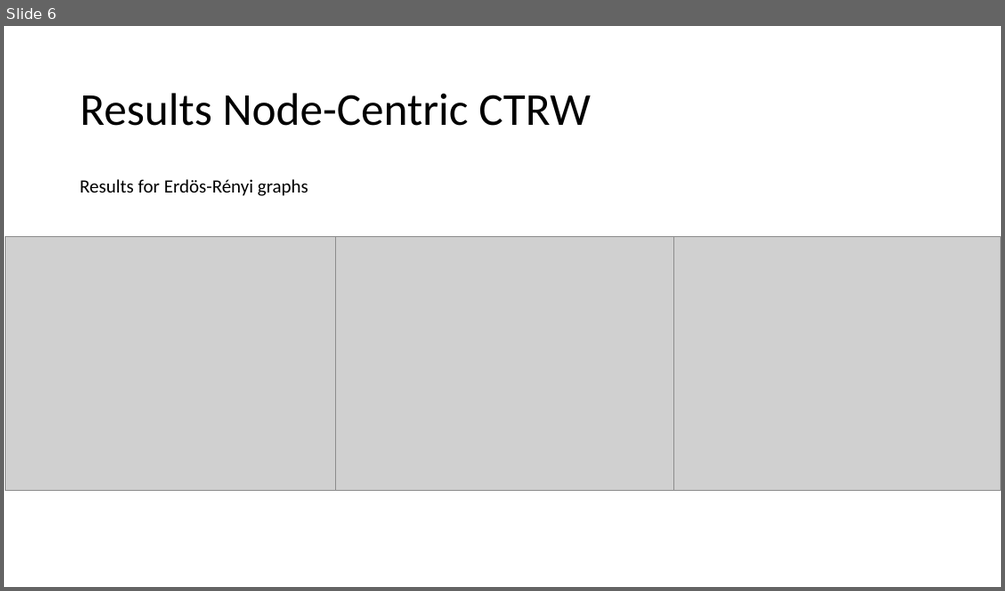
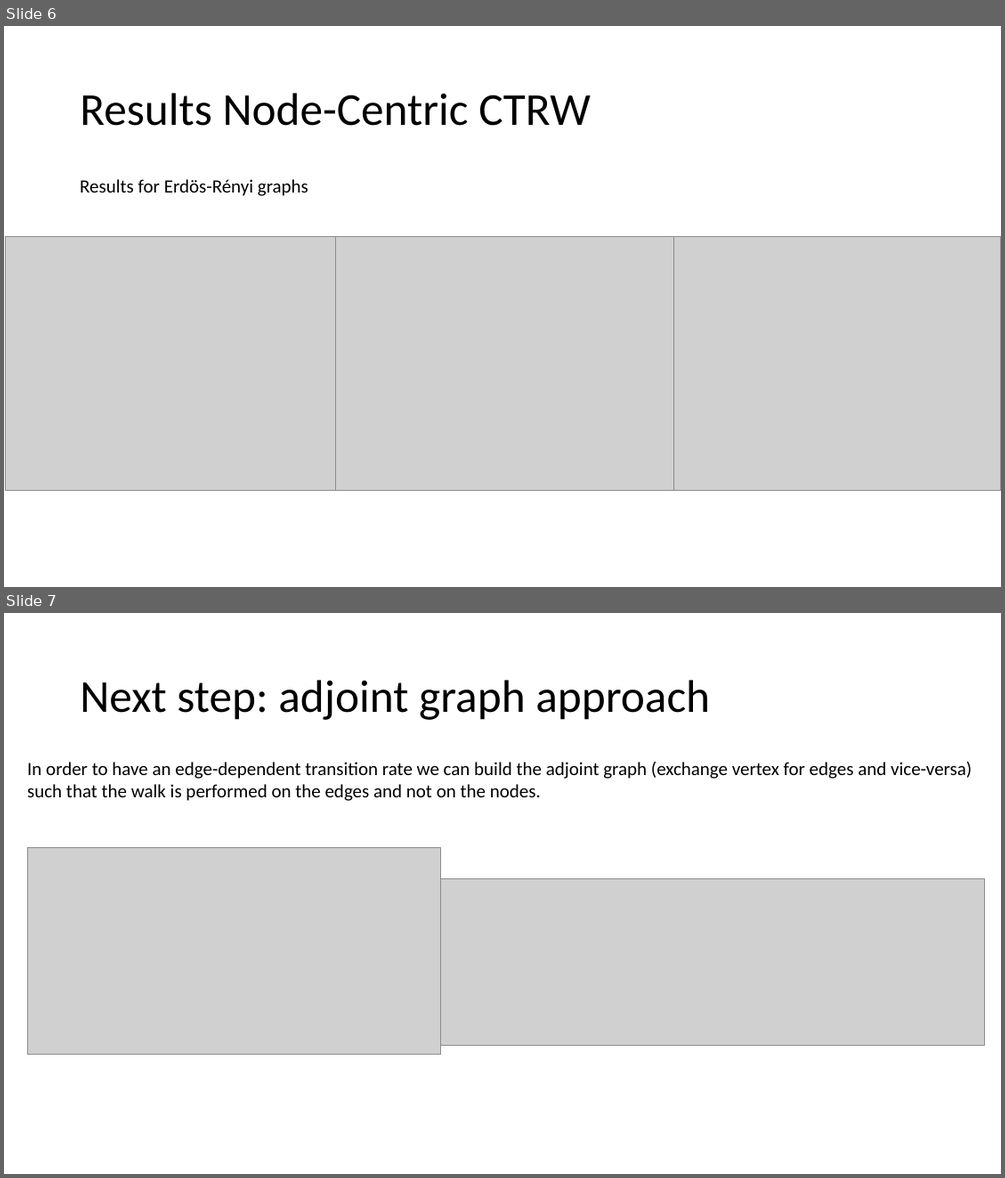
Before and after one commit to COSIN3-UOC/Hodge_decomposition, a slide deck: results_04_05.pptx. Shown one above the other, each under a label of ours: slide 6 before the commit, slides 6 and 7 after it. The pictures are 1005x591 and 1005x1178 pixels, drawn with LibreOffice and Linux fonts; fonts in the diff are those of the drawing; grey boxes stand for pictures. Boxes give left, top, right and bottom in pixels: in the first picture for what was removed or moved away, otherwise in the second. Text is boxed around its words. In the diff, an @@ line names an element or a change of style, - is before the commit and + after.

Commit message:
adjoint random walk

```diff
--- a/results_04_05.pptx
+++ b/results_04_05.pptx
@@ slide 7 added at box(4, 613, 1001, 1174), background #FFFFFF @@
@@ title added at box(80, 680, 710, 720), 44 pt, text #000000 @@
+Next step: adjoint graph approach
@@ text added at box(27, 762, 971, 801), 18 pt, text #000000 @@
+In order to have an edge-dependent transition rate we can build the adjoint graph (exchange vertex for edges and vice-versa)
+such that the walk is performed on the edges and not on the nodes.
@@ picture added at box(28, 847, 442, 1054) @@
@@ picture added at box(441, 879, 984, 1046) @@
```
Also in this commit, not shown: 1 slide changed, 1 other slide added, 6 other files.
